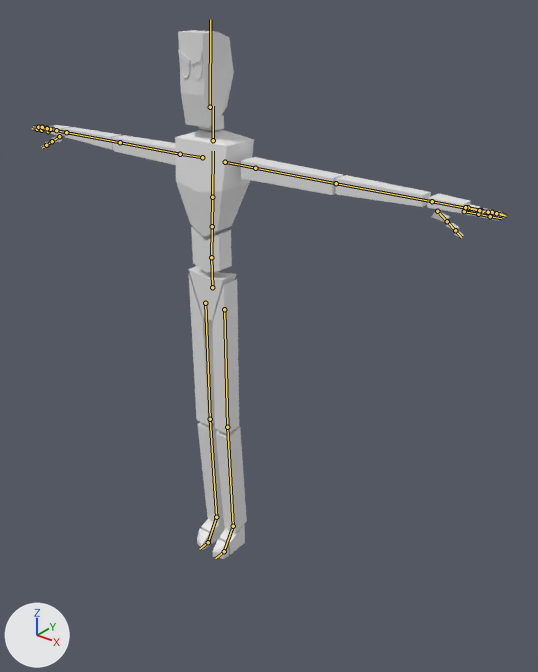
One commit to the Blender file Models/Bosses/ForestProtector.blend: the scene before it, then after it.
Camera for both pictures: a 50 mm lens placed at (304.0, -325.0, 389.0), pointed at (48.0, -4.0, 190.0). Every picture has the same lights, and +X, +Y and +Z are marked at lower left. The picture after the commit comes second. The bones that change, and the others that lie on the model, are drawn over the model as lines.

Names of what the first picture shows: 'CharacterBase.002'.
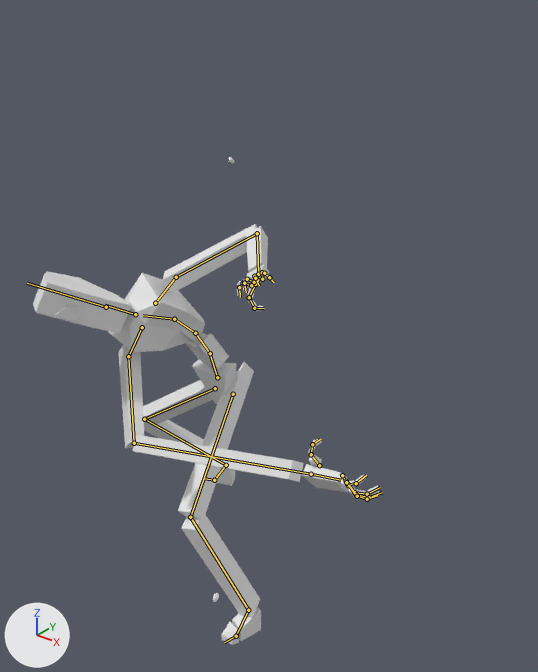
The newer file adds an action. The first version stands in its rest pose; the second is drawn at frame 19 of the action 'Armature.ForestProtector_SwipeAttack'.

Location of each change, (x1, y1, x2, y2) in pixels of the pictures (538 x 672 px):
'CharacterBase.002', posed (27% narrower, 8% shorter)
    before: (32, 30, 506, 559)
    after: (33, 157, 380, 645)

The edits, one by one:
Bone 'Ctrl_Thumb1_Right' (bone_ctrl_thumb1_right) turns from (0, 0, 0) to (0, 0, -68) degrees about its own x, y and z.
Bone 'Ctrl_Thumb2_Right' (bone_ctrl_thumb2_right) turns from (0, 0, 0) to (0, 0, 32) degrees about its own x, y and z.
Bone 'Ctrl_Thumb3_Right' (bone_ctrl_thumb3_right) turns from (0, 0, 0) to (0, 0, 32) degrees about its own x, y and z.
Bone 'Ctrl_Index1_Right' (bone_ctrl_index1_right) turns from (0, 0, 0) to (-31, 0, -18) degrees about its own x, y and z.
Bone 'Ctrl_Index2_Right' (bone_ctrl_index2_right) turns from (0, 0, 0) to (35, 0, 0) degrees about its own x, y and z.
Bone 'Ctrl_Index3_Right' (bone_ctrl_index3_right) turns from (0, 0, 0) to (35, 0, 0) degrees about its own x, y and z.
Bone 'Ctrl_Middle1_Right' (bone_ctrl_middle1_right) turns from (0, 0, 0) to (-31, 0, 0) degrees about its own x, y and z.
Bone 'Ctrl_Middle2_Right' (bone_ctrl_middle2_right) turns from (0, 0, 0) to (35, 0, 0) degrees about its own x, y and z.
Bone 'Ctrl_Middle3_Right' (bone_ctrl_middle3_right) turns from (0, 0, 0) to (35, 0, 0) degrees about its own x, y and z.
Bone 'Ctrl_Ring1_Right' (bone_ctrl_ring1_right) turns from (0, 0, 0) to (-31, 0, 10) degrees about its own x, y and z.
Bone 'Ctrl_Ring2_Right' (bone_ctrl_ring2_right) turns from (0, 0, 0) to (35, 0, 0) degrees about its own x, y and z.
Bone 'Ctrl_Ring3_Right' (bone_ctrl_ring3_right) turns from (0, 0, 0) to (35, 0, 0) degrees about its own x, y and z.
Bone 'Ctrl_Pinky1_Right' (bone_ctrl_pinky1_right) turns from (0, 0, 0) to (-31, 0, 21) degrees about its own x, y and z.
Bone 'Ctrl_Pinky2_Right' (bone_ctrl_pinky2_right) turns from (0, 0, 0) to (35, 0, 0) degrees about its own x, y and z.
Bone 'Ctrl_Pinky3_Right' (bone_ctrl_pinky3_right) turns from (0, 0, 0) to (35, 0, 0) degrees about its own x, y and z.
Bone 'Ctrl_Thumb1_Left' (bone_ctrl_thumb1_left) turns from (0, 0, 0) to (36, -52, 18) degrees about its own x, y and z.
Bone 'Ctrl_Thumb2_Left' (bone_ctrl_thumb2_left) turns from (0, 0, 0) to (-21, -24, -46) degrees about its own x, y and z.
Bone 'Ctrl_Thumb3_Left' (bone_ctrl_thumb3_left) turns from (0, 0, 0) to (-21, -24, -46) degrees about its own x, y and z.
Bone 'Ctrl_Index1_Left' (bone_ctrl_index1_left) turns from (0, 0, 0) to (-31, 0, 14) degrees about its own x, y and z.
Bone 'Ctrl_Index2_Left' (bone_ctrl_index2_left) turns from (0, 0, 0) to (35, 0, 0) degrees about its own x, y and z.
Bone 'Ctrl_Index3_Left' (bone_ctrl_index3_left) turns from (0, 0, 0) to (35, 0, 0) degrees about its own x, y and z.
Bone 'Ctrl_Middle1_Left' (bone_ctrl_middle1_left) turns from (0, 0, 0) to (-31, 0, 8) degrees about its own x, y and z.
Bone 'Ctrl_Middle2_Left' (bone_ctrl_middle2_left) turns from (0, 0, 0) to (35, 0, 0) degrees about its own x, y and z.
Bone 'Ctrl_Middle3_Left' (bone_ctrl_middle3_left) turns from (0, 0, 0) to (35, 0, 0) degrees about its own x, y and z.
Bone 'Ctrl_Ring1_Left' (bone_ctrl_ring1_left) turns from (0, 0, 0) to (-31, 0, -9) degrees about its own x, y and z.
Bone 'Ctrl_Ring2_Left' (bone_ctrl_ring2_left) turns from (0, 0, 0) to (35, 0, 0) degrees about its own x, y and z.
Bone 'Ctrl_Ring3_Left' (bone_ctrl_ring3_left) turns from (0, 0, 0) to (35, 0, 0) degrees about its own x, y and z.
Bone 'Ctrl_Pinky1_Left' (bone_ctrl_pinky1_left) turns from (0, 0, 0) to (-31, 0, -25) degrees about its own x, y and z.
Bone 'Ctrl_Pinky2_Left' (bone_ctrl_pinky2_left) turns from (0, 0, 0) to (35, 0, 0) degrees about its own x, y and z.
Bone 'Ctrl_Pinky3_Left' (bone_ctrl_pinky3_left) turns from (0, 0, 0) to (35, 0, 0) degrees about its own x, y and z.
Bone 'Ctrl_Hips' (bone_ctrl_hips) moves from (0.0, 0.0, 0.0) to (0.2, -66.1, -1.2).
Bone 'Ctrl_Hips' (bone_ctrl_hips) turns from (0, 0, 0) to (14, 2, 5) degrees about its own x, y and z.
Bone 'Ctrl_Spine' (bone_ctrl_spine) turns from (0, 0, 0) to (17, -15, 3) degrees about its own x, y and z.
Bone 'Ctrl_Spine1' (bone_ctrl_spine1) turns from (0, 0, 0) to (18, 5, 7) degrees about its own x, y and z.
Bone 'Ctrl_Spine2' (bone_ctrl_spine2) turns from (0, 0, 0) to (48, 61, 28) degrees about its own x, y and z.
Bone 'Ctrl_Neck' (bone_ctrl_neck) turns from (0, 0, 0) to (-26, 5, 1) degrees about its own x, y and z.
Bone 'Ctrl_Shoulder_Left' (bone_ctrl_shoulder_left) turns from (0, 0, 0) to (0, 0, 16) degrees about its own x, y and z.
Bone 'Ctrl_Arm_FK_Left' (bone_ctrl_arm_fk_left) turns from (0, 0, 0) to (22, -45, 12) degrees about its own x, y and z.
Bone 'Ctrl_ForeArm_FK_Left' (bone_ctrl_forearm_fk_left) turns from (0, 0, 0) to (0, 0, 89) degrees about its own x, y and z.
Bone 'Ctrl_Hand_FK_Left' (bone_ctrl_hand_fk_left) turns from (0, 0, 0) to (-14, 0, 0) degrees about its own x, y and z.
Bone 'Ctrl_Shoulder_Right' (bone_ctrl_shoulder_right) turns from (0, 0, 0) to (0, 0, -8) degrees about its own x, y and z.
Bone 'Ctrl_Arm_FK_Right' (bone_ctrl_arm_fk_right) turns from (0, 0, 0) to (-15, 27, -61) degrees about its own x, y and z.
Bone 'Ctrl_ForeArm_FK_Right' (bone_ctrl_forearm_fk_right) turns from (0, 0, 0) to (9, -13, -71) degrees about its own x, y and z.
Bone 'Ctrl_ForeArm_FK_Right' (bone_ctrl_forearm_fk_right) is rescaled from (1.0, 1.0, 1.0) to (1.0, 3.0, 1.0).
Bone 'Ctrl_Hand_FK_Right' (bone_ctrl_hand_fk_right) turns from (0, 0, 0) to (51, 60, 50) degrees about its own x, y and z.
Bone 'Ctrl_Foot_IK_Left' (bone_ctrl_foot_ik_left) moves from (0.0, 0.0, 0.0) to (-52.0, 44.2, -15.5).
Bone 'Ctrl_Foot_IK_Left' (bone_ctrl_foot_ik_left) turns from (0, 0, 0) to (0, 0, -15) degrees about its own x, y and z.
Bone 'Ctrl_Foot_IK_Right' (bone_ctrl_foot_ik_right) moves from (0.0, 0.0, 0.0) to (38.9, -54.6, 0.0).
Bone 'Ctrl_Foot_IK_Right' (bone_ctrl_foot_ik_right) turns from (0, 0, 0) to (0, 0, -65) degrees about its own x, y and z.
Bone 'Ctrl_LegPole_IK_Right' (bone_ctrl_legpole_ik_right) moves from (0.0, 0.0, 0.0) to (54.0, 0.0, 25.1).
